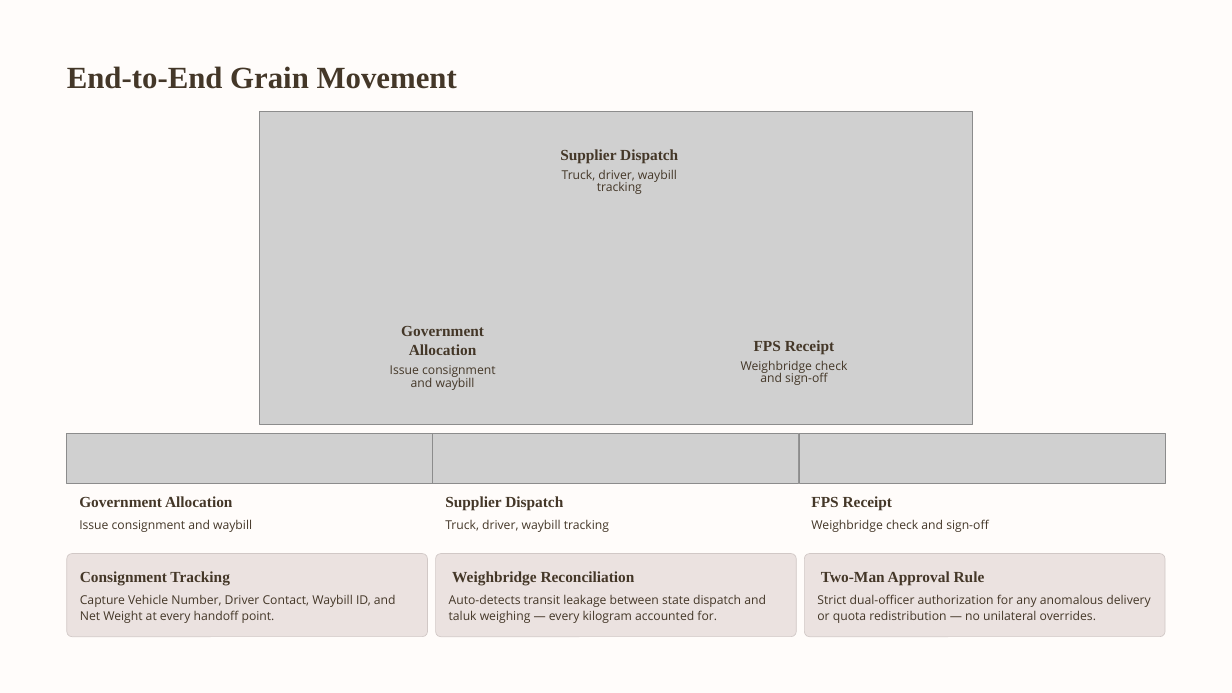
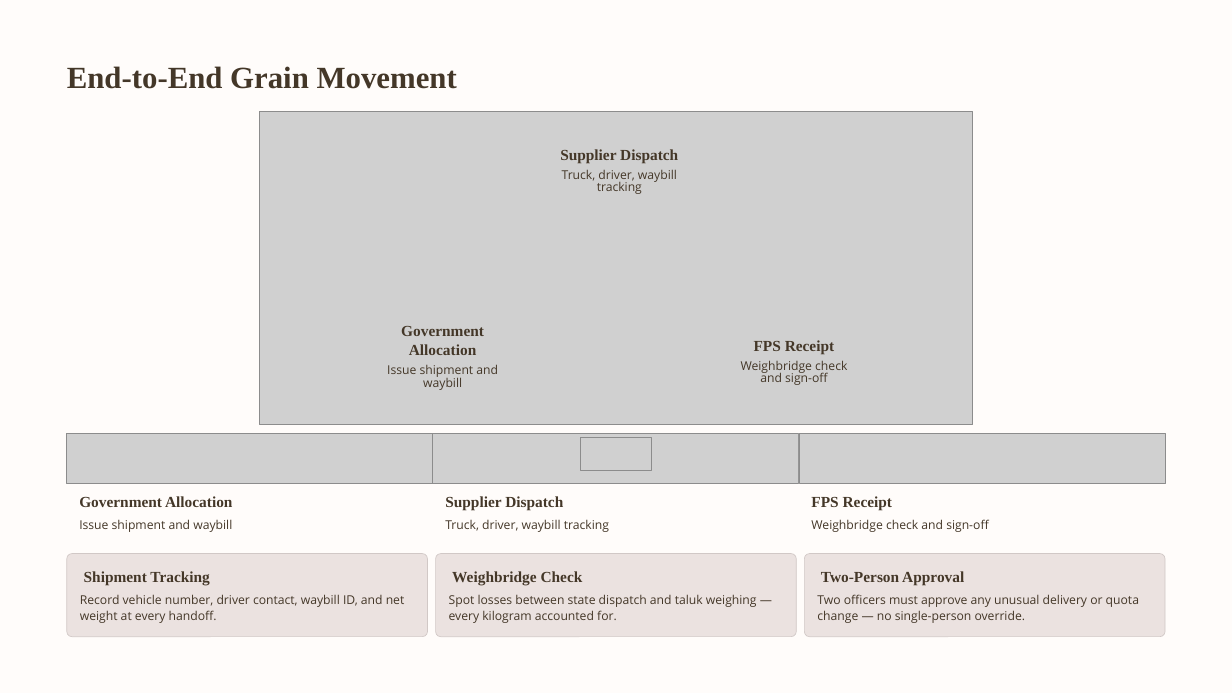
Before and after one commit to amionearth/ARIZON, a slide deck: slide 6 of AriZon-Smart-PDS.pptx. Drawn at 1232x693 pixels with LibreOffice and Linux fonts; fonts in the diff are those of the drawing; grey boxes stand for pictures; background and template pictures are left out. Boxes give left, top, right and bottom in pixels: in the first picture for what was removed or moved away, otherwise in the second. Text is boxed around its words. In the diff, an @@ line names an element or a change of style, - is before the commit and + after.

```diff
--- a/AriZon-Smart-PDS.pptx
+++ b/AriZon-Smart-PDS.pptx
@@ text at (387, 364, 498, 390): text changed @@
-Issue consignment and waybill
+Issue shipment and waybill
@@ picture added at (580, 438, 652, 470) @@
@@ text at (79, 519, 232, 532): text changed @@
-Issue consignment and waybill
+Issue shipment and waybill
@@ text at (80, 594, 405, 623): text changed @@
-Capture Vehicle Number, Driver Contact, Waybill ID, and Net Weight at every handoff point.
+Record vehicle number, driver contact, waybill ID, and net weight at every handoff.
@@ text at (84, 571, 210, 586): text changed @@
-Consignment Tracking
+Shipment Tracking
@@ text at (449, 594, 757, 623): text changed @@
-Auto-detects transit leakage between state dispatch and taluk weighing — every kilogram accounted for.
+Spot losses between state dispatch and taluk weighing — every kilogram accounted for.
@@ text at (452, 571, 583, 586): text changed @@
-Weighbridge Reconciliation
+Weighbridge Check
@@ text at (817, 594, 1139, 623): text changed @@
-Strict dual-officer authorization for any anomalous delivery or quota redistribution — no unilateral overrides.
+Two officers must approve any unusual delivery or quota change — no single-person override.
@@ text at (821, 571, 964, 586): text changed @@
-Two-Man Approval Rule
+Two-Person Approval
```
Also in this commit, not shown: 7 other slides changed.
